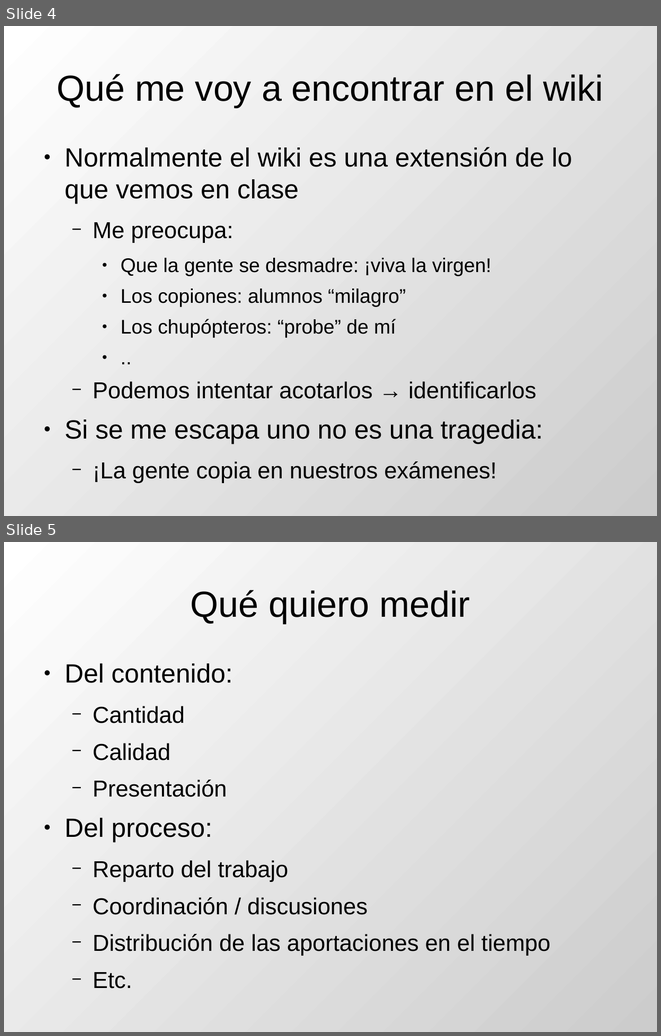
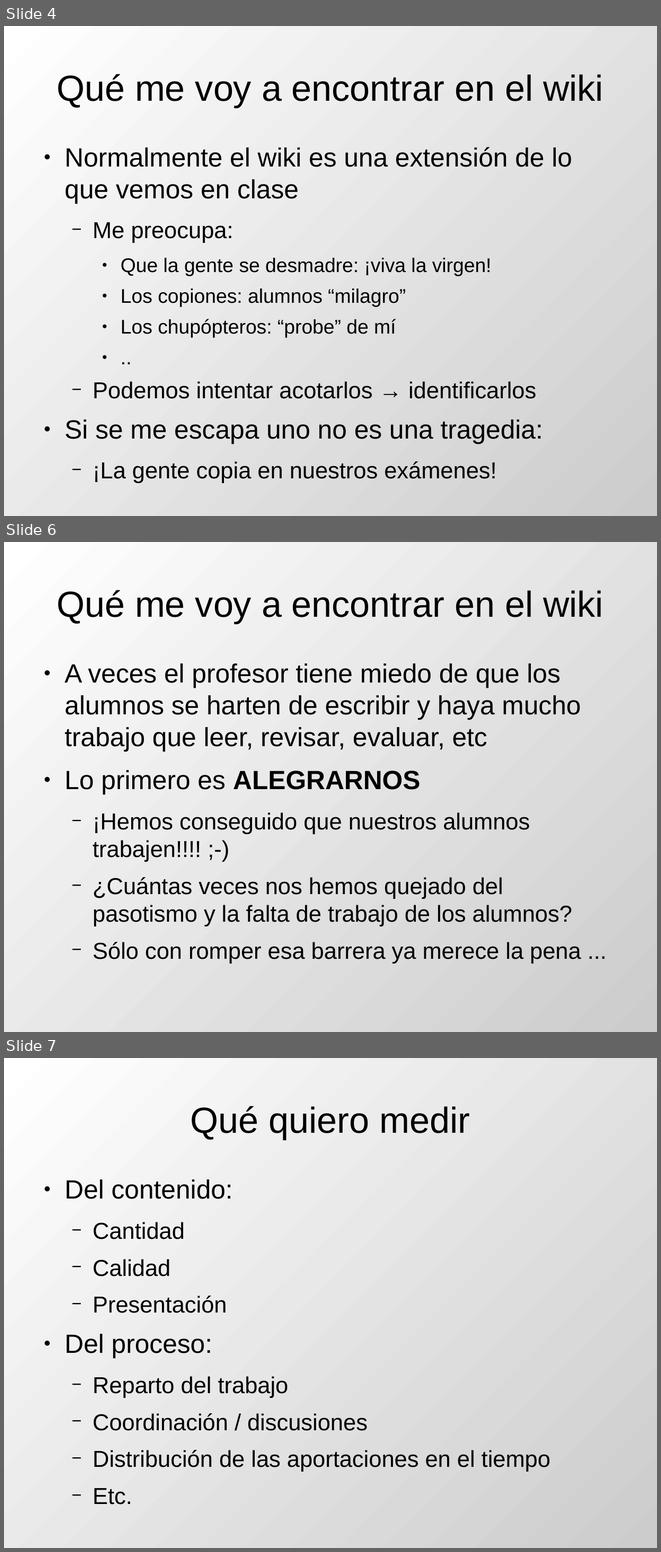
Before and after one commit to DrPantera/wikis4education, a slide deck: uca-2013_07/tema-5-EvaluacionWikis.odp. Shown one above the other, each under a label of ours: slides 4 and 5 before the commit, slides 4, 6 and 7 after it; the slides between them are not shown. The pictures are 661x1036 and 661x1552 pixels, drawn with LibreOffice and Linux fonts; fonts in the diff are those of the drawing. Boxes give left, top, right and bottom in pixels: in the first picture for what was removed or moved away, otherwise in the second. Text is boxed around its words. In the diff, an @@ line names an element or a change of style, - is before the commit and + after.

Commit message:
Volumen grande de trabajo

```diff
--- a/uca-2013_07/tema-5-EvaluacionWikis.odp
+++ b/uca-2013_07/tema-5-EvaluacionWikis.odp
@@ slide 6 added at [4,542,657,1032], background gradient #FFFFFF to #CCCCCC @@
@@ title added at [56,590,603,623], 44 pt, text #000000 @@
+Qué me voy a encontrar en el wiki
@@ text added at [64,663,581,963], 28 pt, text #000000 @@
+● A veces el profesor tiene miedo de que los alumnos se harten de escribir y haya mucho trabajo que leer, revisar, evaluar, etc
+● Lo primero es ALEGRARNOS
+  − ¡Hemos conseguido que nuestros alumnos trabajen!!!! ;-)
+  − ¿Cuántas veces nos hemos quejado del pasotismo y la falta de trabajo de los alumnos?
+  − Sólo con romper esa barrera ya merece la pena ...
@@ what was slide 5 is now slide 7 @@
```
Also in this commit, not shown: 3 slides changed, 1 other slide added, 2 other files.
